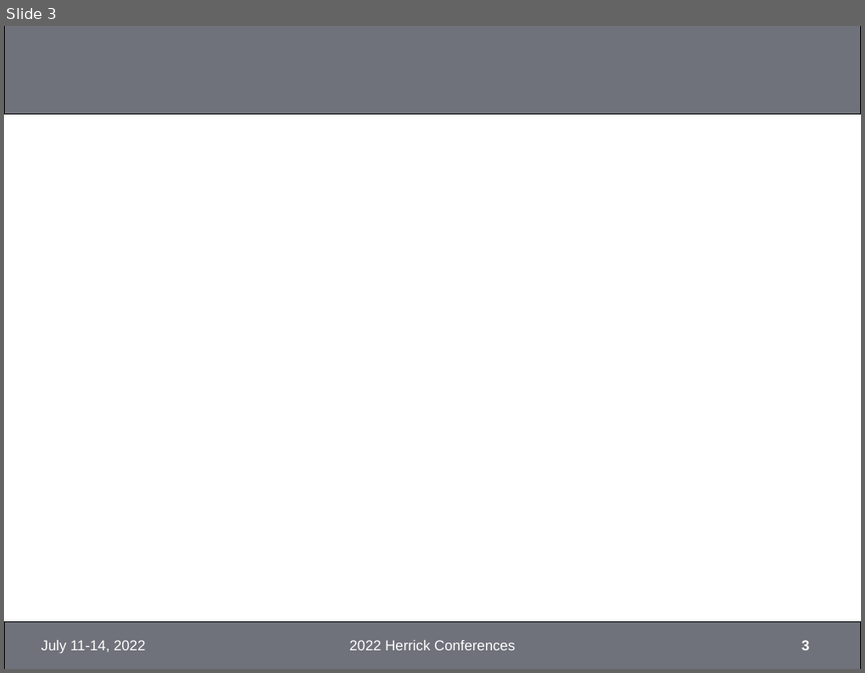
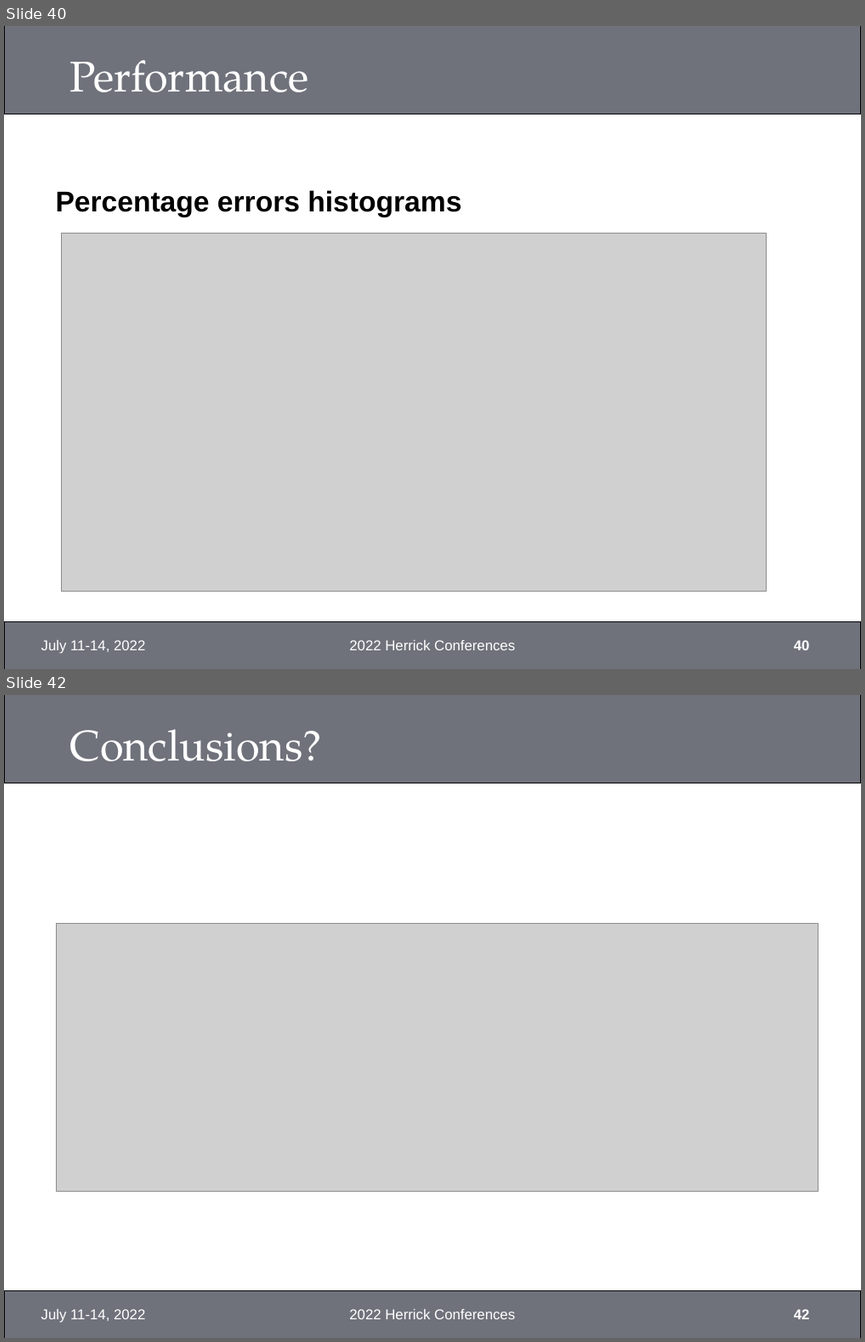
Before and after one commit to xixihaha1995/Hybrid_RC_GGMR, a slide deck: Final/TODO_Recordings.pptx. Shown one above the other, each under a label of ours: slide 3 before the commit, slides 40 and 42 after it; the slides between them are not shown. The pictures are 865x673 and 865x1342 pixels, drawn with LibreOffice and Linux fonts; fonts in the diff are those of the drawing; grey boxes stand for pictures; background and template pictures are left out. Boxes give left, top, right and bottom in pixels: in the first picture for what was removed or moved away, otherwise in the second. Text is boxed around its words. In the diff, an @@ line names an element or a change of style, - is before the commit and + after.

```diff
--- a/Final/TODO_Recordings.pptx
+++ b/Final/TODO_Recordings.pptx
@@ slide 42 added at <box>4,695,861,1338</box>, background #FFFFFF; not listed: 2 template elements that a slide beside it also shows @@
@@ title added at <box>69,729,321,761</box>, 36 pt, text #FFFFFF @@
+Conclusions?
@@ picture added at <box>56,924,818,1191</box> @@
@@ text added at <box>41,1309,145,1322</box>, 12 pt, text #FFFFFF @@
+July 11-14, 2022
@@ text added at <box>349,1309,515,1319</box>, 12 pt, text #FFFFFF @@
+2022 Herrick Conferences
@@ page number added at <box>794,1309,810,1319</box>, 12 pt, text #FFFFFF, bold @@
+42
@@ what was slide 3 is now slide 40 @@
@@ slide 40 changed as well @@
@@ title added at <box>69,60,308,92</box>, 36 pt, text #FFFFFF @@
+Performance
@@ text added at <box>56,190,461,217</box>, 24 pt, text #000000, bold @@
+Percentage errors histograms
@@ picture added at <box>62,233,766,590</box> @@
@@ page number at <box>794,640,810,650</box>: text changed @@
-3
+40
```
Also in this commit, not shown: 1 other slide changed, 41 other slides added, 1 slide removed, 7 other files.
